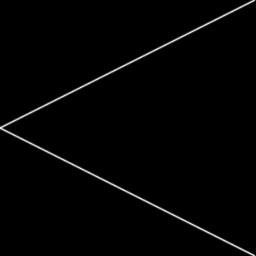
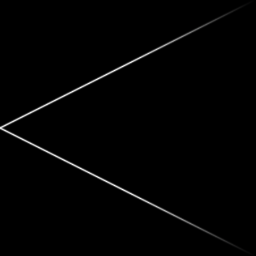
Layer changes from the first 256×256 image to the second:
removed layer "Layer 6 copy" over box(130, 193, 256, 256)
removed layer "Layer 6" over box(130, 0, 256, 63)
added layer "Layer 8" above "Layer 7" over box(130, 0, 256, 256)
added layer "Layer 7" above "Layer 5" over box(130, 0, 256, 256)
